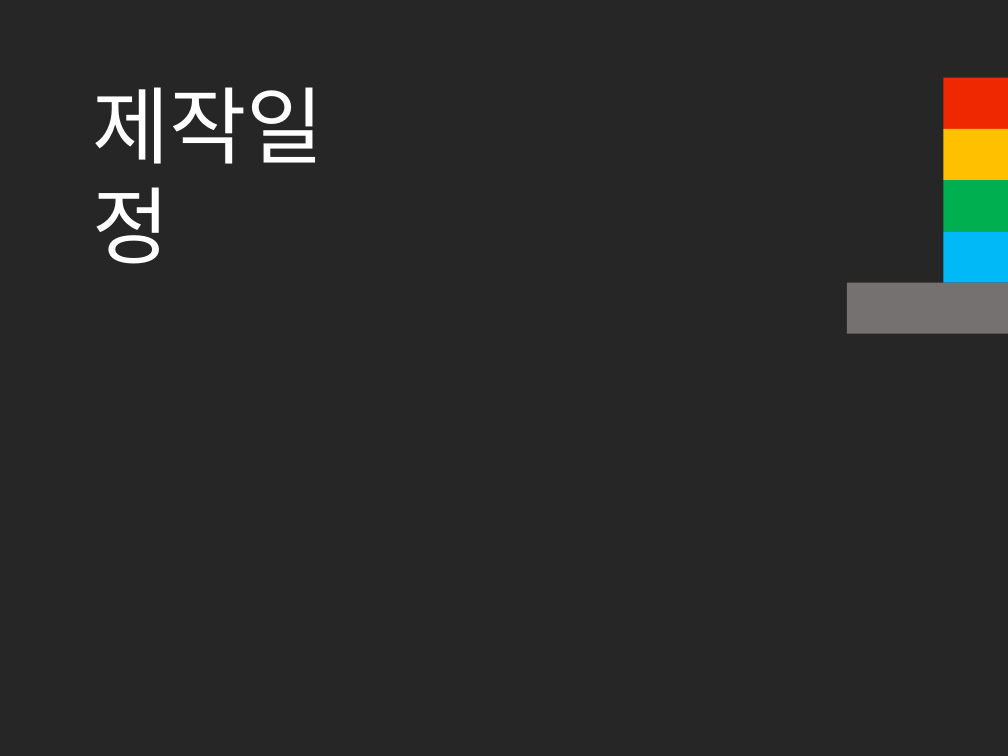
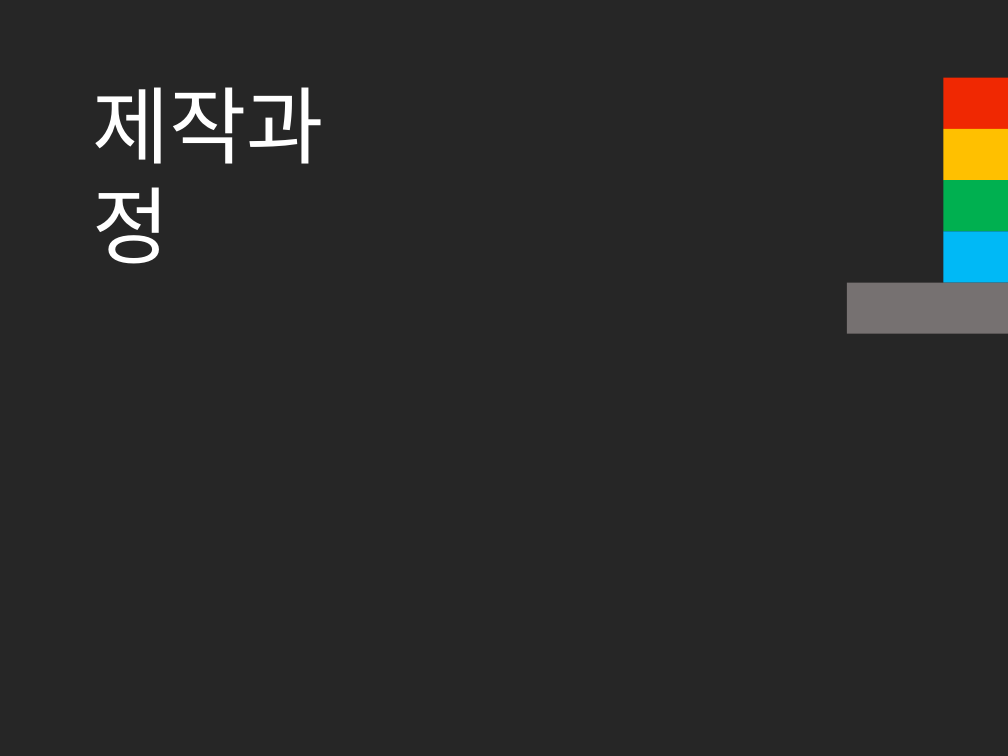
Before and after one commit to cmTEJAVA/Satellite, a slide deck: slide 6 of 발표자료/API 텀프로젝트 발표자료.pptx. Drawn at 1008x756 pixels with LibreOffice and Linux fonts; fonts in the diff are those of the drawing. Boxes give left, top, right and bottom in pixels: in the first picture for what was removed or moved away, otherwise in the second. Text is boxed around its words. In the diff, an @@ line names an element or a change of style, - is before the commit and + after.

```diff
--- a/발표자료/API 텀프로젝트 발표자료.pptx
+++ b/발표자료/API 텀프로젝트 발표자료.pptx
@@ text at (92, 87, 324, 264): text changed @@
-제작일정
+제작과정
```
Also in this commit, not shown: 3 other slides changed, 1 slide added, 1 slide removed, 6 other files.
